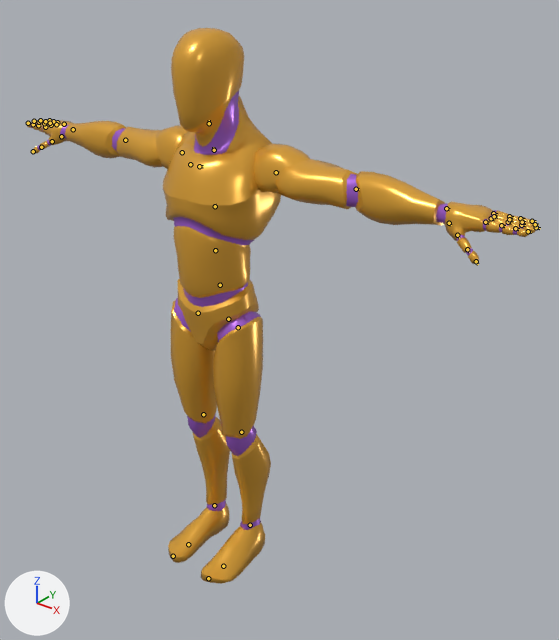
Renders of the glTF model apps/web/public/models/anim-library.glb from each side of a commit.
One viewpoint serves both versions: a 50 mm camera at (1.58, -1.66, 2.04) aimed at (0.1, 0.2, 0.89). Every picture has the same lights, and +X, +Y and +Z are marked at lower left. The older version comes first. The bones that change, and the others that lie on the model, are drawn over the model as lines.

The first picture shows 'Mannequin'.
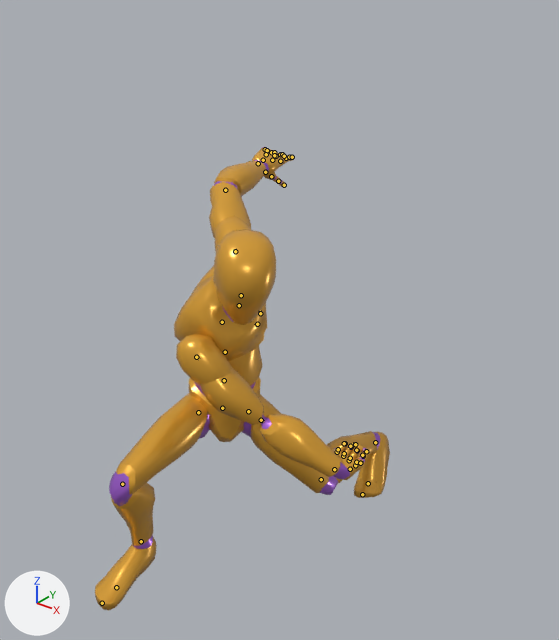
The newer file adds an action. The first version stands in its rest pose; the second is drawn at frame 13 of the action 'Rig|Sword_Attack_Down'.

What differs and where, as boxes (x1, y1, x2, y2) in the pictures (559 x 640 px):
'Mannequin', posed (42% narrower, 17% shorter): before (26, 28, 537, 584); after (95, 147, 390, 610)
bone 'pelvis', root to tip: before (228, 319) to (228, 317); after (222, 408) to (222, 406)
bone 'spine_02', root to tip: before (215, 250) to (215, 248); after (225, 352) to (225, 350)
bone 'spine_03', root to tip: before (215, 206) to (214, 204); after (222, 322) to (223, 321)
bone 'neck_01', root to tip: before (214, 150) to (213, 147); after (239, 305) to (239, 304)
bone 'Head', root to tip: before (209, 123) to (209, 120); after (241, 295) to (241, 294)
bone 'upperarm_l', root to tip: before (276, 172) to (278, 173); after (235, 251) to (235, 249)
bone 'lowerarm_l', root to tip: before (356, 189) to (359, 189); after (225, 190) to (226, 189)
bone 'hand_l', root to tip: before (446, 208) to (449, 209); after (258, 163) to (259, 163)
bone 'index_02_l', root to tip: before (501, 225) to (505, 226); after (286, 158) to (287, 157)
bone 'middle_01_l', root to tip: before (491, 218) to (494, 219); after (276, 156) to (277, 155)
bone 'middle_02_l', root to tip: before (508, 222) to (511, 223); after (280, 154) to (281, 154)
bone 'pinky_01_l', root to tip: before (493, 213) to (497, 214); after (265, 149) to (265, 149)
bone 'pinky_02_l', root to tip: before (509, 216) to (513, 217); after (267, 150) to (266, 152)
bone 'pinky_03_l', root to tip: before (520, 218) to (524, 219); after (266, 154) to (265, 156)
bone 'ring_01_l', root to tip: before (494, 216) to (497, 217); after (271, 152) to (272, 152)
bone 'ring_02_l', root to tip: before (509, 219) to (513, 220); after (274, 152) to (274, 153)
bone 'ring_03_l', root to tip: before (522, 222) to (525, 222); after (274, 155) to (274, 157)
bone 'clavicle_r', root to tip: before (190, 164) to (189, 164); after (257, 324) to (255, 325)
bone 'upperarm_r', root to tip: before (182, 152) to (180, 152); after (196, 357) to (199, 359)
bone 'lowerarm_r', root to tip: before (125, 140) to (123, 139); after (261, 420) to (263, 421)
bone 'hand_r', root to tip: before (73, 129) to (71, 129); after (334, 469) to (335, 469)
bone 'index_01_r', root to tip: before (45, 127) to (44, 126); after (355, 465) to (357, 463)
bone 'index_02_r', root to tip: before (38, 125) to (37, 125); after (363, 456) to (363, 455)
bone 'index_03_r', root to tip: before (33, 124) to (31, 124); after (362, 455) to (360, 457)
bone 'middle_01_r', root to tip: before (51, 125) to (49, 124); after (349, 460) to (350, 458)
bone 'middle_02_r', root to tip: before (44, 123) to (43, 123); after (357, 450) to (357, 450)
bone 'middle_03_r', root to tip: before (39, 122) to (38, 122); after (356, 450) to (355, 452)
bone 'pinky_01_r', root to tip: before (64, 124) to (62, 123); after (337, 452) to (339, 450)
bone 'pinky_02_r', root to tip: before (57, 122) to (56, 122); after (345, 443) to (345, 443)
bone 'pinky_03_r', root to tip: before (53, 121) to (52, 121); after (344, 443) to (342, 445)
bone 'ring_01_r', root to tip: before (56, 124) to (55, 124); after (343, 456) to (345, 454)
bone 'ring_02_r', root to tip: before (50, 123) to (49, 122); after (351, 447) to (351, 446)
bone 'ring_03_r', root to tip: before (45, 121) to (44, 121); after (350, 446) to (348, 448)
bone 'thumb_01_r', root to tip: before (61, 136) to (59, 137); after (350, 469) to (352, 468)
bone 'thumb_02_r', root to tip: before (52, 141) to (50, 142); after (360, 463) to (361, 460)
bone 'thumb_03_r', root to tip: before (41, 147) to (39, 148); after (366, 451) to (364, 450)
bone 'thigh_l', root to tip: before (238, 327) to (238, 329); after (248, 411) to (249, 412)
bone 'calf_l', root to tip: before (241, 432) to (241, 433); after (321, 479) to (321, 479)
bone 'foot_l', root to tip: before (250, 525) to (249, 526); after (375, 442) to (375, 443)
bone 'ball_l', root to tip: before (223, 566) to (222, 566); after (368, 483) to (367, 484)
bone 'thigh_r', root to tip: before (198, 313) to (198, 314); after (198, 412) to (197, 413)
bone 'calf_r', root to tip: before (203, 414) to (204, 415); after (122, 484) to (122, 484)
bone 'foot_r', root to tip: before (214, 505) to (214, 506); after (141, 541) to (140, 542)

The edits, one by one:
Bone 'pelvis' (bone_pelvis) moves from (0.0, 0.0, 0.0) to (-0.00064, -0.00377, 0.00073).
Bone 'pelvis' (bone_pelvis) turns from (0, 0, 0) to (-8, 43, -18) degrees about its own x, y and z.
Bone 'spine_02' (bone_spine_02) turns from (0, 0, 0) to (19, 2, 7) degrees about its own x, y and z.
Bone 'spine_03' (bone_spine_03) turns from (0, 0, 0) to (63, 57, 39) degrees about its own x, y and z.
Bone 'neck_01' (bone_neck_01) turns from (0, 0, 0) to (-36, -40, 28) degrees about its own x, y and z.
Bone 'Head' (bone_head) turns from (0, 0, 0) to (8, -26, -4) degrees about its own x, y and z.
Bone 'upperarm_l' (bone_upperarm_l) turns from (0, 0, 0) to (-17, -3, -19) degrees about its own x, y and z.
Bone 'lowerarm_l' (bone_lowerarm_l) turns from (0, 0, 0) to (37, 13, 0) degrees about its own x, y and z.
Bone 'hand_l' (bone_hand_l) turns from (0, 0, 0) to (9, -10, 2) degrees about its own x, y and z.
Bone 'index_02_l' (bone_index_02_l) turns from (0, 0, 0) to (10, 0, 0) degrees about its own x, y and z.
Bone 'middle_01_l' (bone_middle_01_l) turns from (0, 0, 0) to (11, 0, 0) degrees about its own x, y and z.
Bone 'middle_02_l' (bone_middle_02_l) turns from (0, 0, 0) to (11, 0, 0) degrees about its own x, y and z.
Bone 'pinky_01_l' (bone_pinky_01_l) turns from (0, 0, 0) to (30, 0, 0) degrees about its own x, y and z.
Bone 'pinky_02_l' (bone_pinky_02_l) turns from (0, 0, 0) to (30, 0, 0) degrees about its own x, y and z.
Bone 'pinky_03_l' (bone_pinky_03_l) turns from (0, 0, 0) to (30, 0, 0) degrees about its own x, y and z.
Bone 'ring_01_l' (bone_ring_01_l) turns from (0, 0, 0) to (23, 0, 0) degrees about its own x, y and z.
Bone 'ring_02_l' (bone_ring_02_l) turns from (0, 0, 0) to (23, 0, 0) degrees about its own x, y and z.
Bone 'ring_03_l' (bone_ring_03_l) turns from (0, 0, 0) to (23, 0, 0) degrees about its own x, y and z.
Bone 'clavicle_r' (bone_clavicle_r) turns from (0, 0, 0) to (-3, 1, -2) degrees about its own x, y and z.
Bone 'upperarm_r' (bone_upperarm_r) turns from (0, 0, 0) to (72, -11, -30) degrees about its own x, y and z.
Bone 'lowerarm_r' (bone_lowerarm_r) turns from (0, 0, 0) to (-4, 155, -10) degrees about its own x, y and z.
Bone 'hand_r' (bone_hand_r) turns from (0, 0, 0) to (-69, 10, 2) degrees about its own x, y and z.
Bone 'index_01_r' (bone_index_01_r) turns from (0, 0, 0) to (78, 0, 0) degrees about its own x, y and z.
Bone 'index_02_r' (bone_index_02_r) turns from (0, 0, 0) to (77, 0, 0) degrees about its own x, y and z.
Bone 'index_03_r' (bone_index_03_r) turns from (0, 0, 0) to (77, 0, 0) degrees about its own x, y and z.
Bone 'middle_01_r' (bone_middle_01_r) turns from (0, 0, 0) to (78, 0, 0) degrees about its own x, y and z.
Bone 'middle_02_r' (bone_middle_02_r) turns from (0, 0, 0) to (77, 0, 0) degrees about its own x, y and z.
Bone 'middle_03_r' (bone_middle_03_r) turns from (0, 0, 0) to (77, 0, 0) degrees about its own x, y and z.
Bone 'pinky_01_r' (bone_pinky_01_r) turns from (0, 0, 0) to (83, 6, -6) degrees about its own x, y and z.
Bone 'pinky_02_r' (bone_pinky_02_r) turns from (0, 0, 0) to (77, 3, 0) degrees about its own x, y and z.
Bone 'pinky_03_r' (bone_pinky_03_r) turns from (0, 0, 0) to (77, 0, 0) degrees about its own x, y and z.
Bone 'ring_01_r' (bone_ring_01_r) turns from (0, 0, 0) to (78, 0, 0) degrees about its own x, y and z.
Bone 'ring_02_r' (bone_ring_02_r) turns from (0, 0, 0) to (77, 0, 0) degrees about its own x, y and z.
Bone 'ring_03_r' (bone_ring_03_r) turns from (0, 0, 0) to (77, 0, 0) degrees about its own x, y and z.
Bone 'thumb_01_r' (bone_thumb_01_r) turns from (0, 0, 0) to (11, 0, -5) degrees about its own x, y and z.
Bone 'thumb_02_r' (bone_thumb_02_r) turns from (0, 0, 0) to (25, -3, 0) degrees about its own x, y and z.
Bone 'thumb_03_r' (bone_thumb_03_r) turns from (0, 0, 0) to (87, 0, 0) degrees about its own x, y and z.
Bone 'thigh_l' (bone_thigh_l) turns from (0, 0, 0) to (-5, -2, -44) degrees about its own x, y and z.
Bone 'calf_l' (bone_calf_l) turns from (0, 0, 0) to (55, 29, -2) degrees about its own x, y and z.
Bone 'foot_l' (bone_foot_l) turns from (0, 0, 0) to (-38, 3, 38) degrees about its own x, y and z.
Bone 'ball_l' (bone_ball_l) turns from (0, 0, 0) to (32, 0, 0) degrees about its own x, y and z.
Bone 'thigh_r' (bone_thigh_r) turns from (0, 0, 0) to (-58, 25, 44) degrees about its own x, y and z.
Bone 'calf_r' (bone_calf_r) turns from (0, 0, 0) to (99, 29, -2) degrees about its own x, y and z.
Bone 'foot_r' (bone_foot_r) turns from (0, 0, 0) to (-15, 2, -8) degrees about its own x, y and z.
